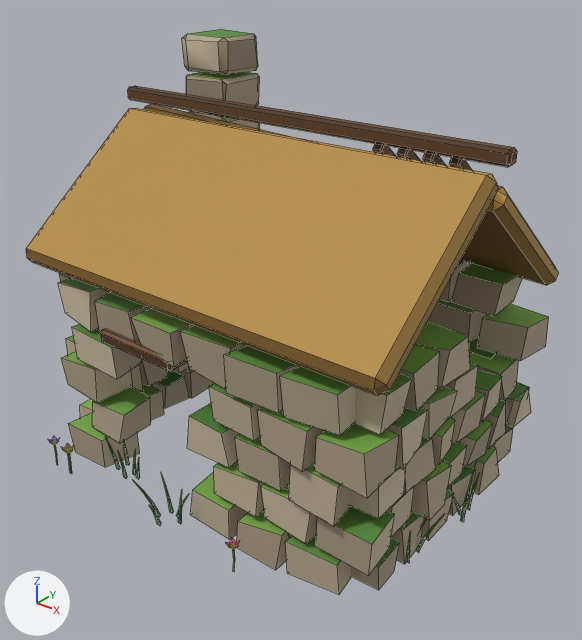
One commit to the Blender file Art/Models/Props/Cottage.blend: the scene before it, then after it.
Camera for both pictures: a 50 mm camera at (3.41, -4.26, 3.77) aimed at (0.11, -0.14, 1.21). The axes (+X, +Y, +Z) are drawn at lower left. The lights are the same throughout. The picture after the commit comes second. Mesh edges are drawn as thin lines.

The scene before the commit, as lines of its bpy script (objects in view):
```python
me_mesh = bpy.data.meshes.new('Mesh')
me_mesh.from_pydata(...)  # 1808 vertices, 1592 faces; spans x -1.6..1.6, y -1.41..1.35, z 0.0..3.08
me_mesh.polygons.foreach_set('use_smooth', [True] * 1592)
me_mesh.materials.append(mat_vs_vertex)
ob_mesh = bpy.data.objects.new('Mesh', me_mesh)
ob_mesh.parent = ob_cottage
ob_mesh.location = (0.0, 0.0, 0.0)
```
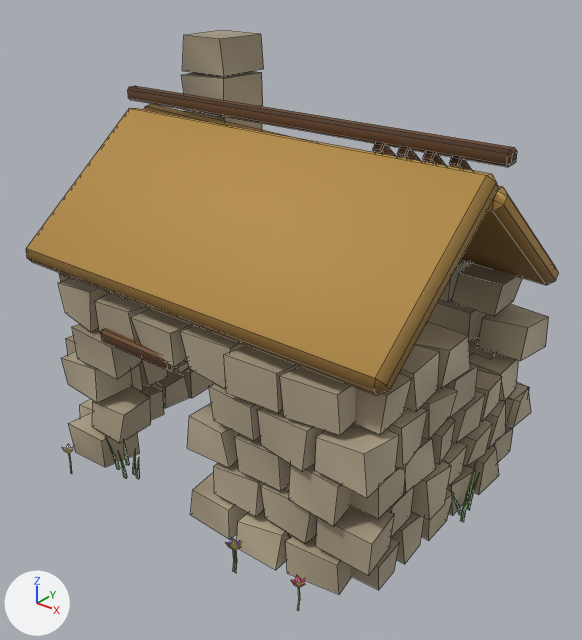
Changed parts and their boxes [x1, y1, x2, y2] in the pictures (582 x 640 px; the box of a moved part takes in the faces that stretch with it):
'Mesh', reshaped: before [26, 29, 558, 594]; after [26, 30, 558, 611]
part 1 of me_mesh, moved or reshaped: before [68, 453, 71, 473]; after [297, 587, 300, 611]
part 2 of me_mesh, rebuilt (8% wider): before [182, 29, 258, 74]; after [182, 30, 264, 76]
part 3 of me_mesh, rebuilt: before [189, 111, 260, 129]; after [185, 110, 262, 130]
part 4 of me_mesh, deleted: before [52, 72, 445, 563]
part 5 of me_mesh, built on: before [233, 464, 479, 561]; after [229, 464, 479, 573]
part 6 of me_mesh, moved or reshaped: [109, 444, 140, 479] in both
part 7 of me_mesh, moved or reshaped (not visible before): after [181, 71, 263, 117]
part 8 of me_mesh, recoloured: [58, 260, 549, 594] in both

The edits, one by one:
me_mesh is used by ob_mesh; parent ob_cottage; location (0.0, 0.0, 0.0).
me_mesh had 1808 vertices, 1592 faces and spanned x -1.6..1.6, y -1.41..1.35, z 0.0..3.08.
me_mesh now has 1744 vertices, 1532 faces and spans x -1.6..1.6, y -1.39..1.35, z 0.0..3.07.
me_mesh part 1: the loose piece of 9 vertices spanning x -1.1..-1.08, y -1.35..-1.34, z 0.0..0.2 is moved by (2.23, 0.0, 0.0).
me_mesh part 2: the loose piece of 24 vertices spanning x -1.18..-0.73, y 0.14..0.57, z 2.8..3.08 is rebuilt with 8 vertices and now spans x -1.18..-0.72, y 0.14..0.58, z 2.8..3.07.
me_mesh part 3: the loose piece of 24 vertices spanning x -1.17..-0.74, y 0.12..0.58, z 2.24..2.52 is rebuilt with 8 vertices and now spans x -1.17..-0.72, y 0.13..0.58, z 2.24..2.52.
me_mesh part 4: 14 loose pieces with 171 vertices, spanning x -1.27..1.58, y -1.41..0.57, z 0.0..2.78, are deleted.
me_mesh part 5: 66 vertices moved from x 0.61..1.56, y -1.35..0.24, z 0.07..0.24 to x 0.61..1.57, y -1.35..0.25, z 0.04..0.29; 8 vertices removed from x 1.38..1.4, y -0.57..-0.48, z 0.0..0.29; 95 vertices added at x 0.61..1.55, y -1.39..0.23, z 0.0..0.24.
me_mesh part 6: 30 vertices moved from x -0.92..-0.6, y -1.17..-0.96, z 0.07..0.22 to x -0.94..-0.6, y -1.18..-0.95, z 0.04..0.26; 30 vertices added at x -0.91..-0.61, y -1.17..-0.96, z 0.09..0.19.
me_mesh part 7: 1 vertex moved from x -0.77, y 0.58, z 2.2 to x -0.74, y 0.57, z 2.79; 23 vertices removed from x -1.16..-0.73, y 0.13..0.57, z 1.96..2.24; 15 vertices added at x -1.17..-0.72, y 0.12..0.58, z 1.96..2.79.
me_mesh part 8: 796 kept faces spanning x -1.51..1.57, y -1.39..1.35, z 0.0..1.5 get new vertex colours.
Other edits to the shape of me_mesh do not show in these pictures.
